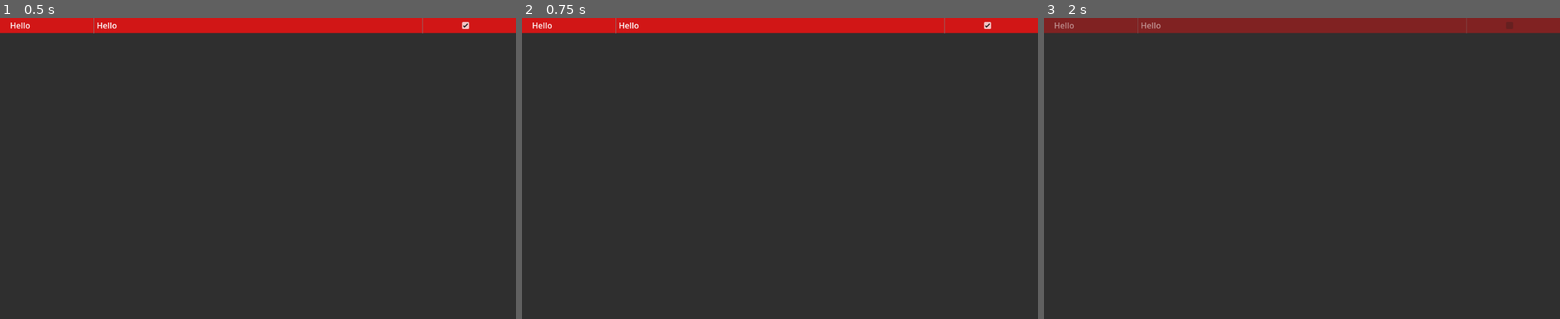
Above: before the commit, frames 1-3 (left to right).
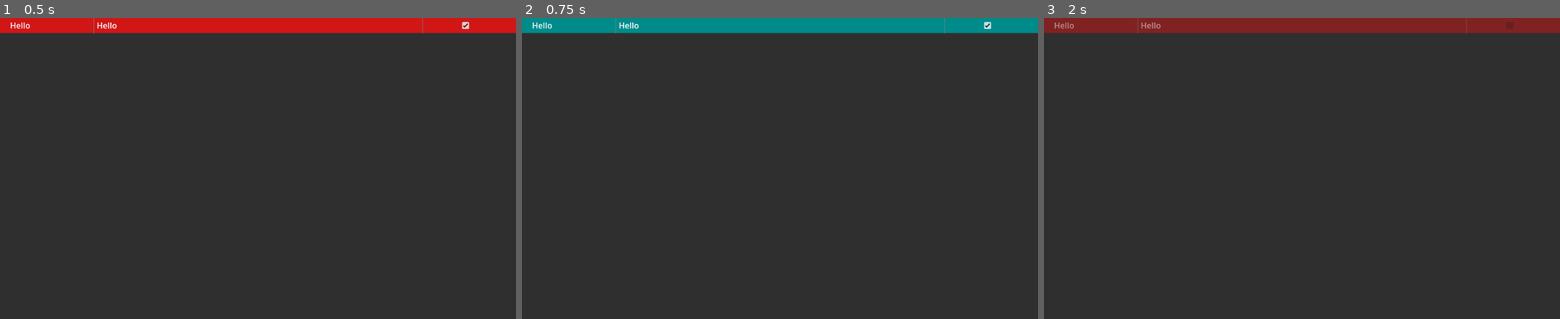
Above: after the commit, the same moments.

Repository: popcar2/CleanDoom
Game: Godot game, scene res://Scenes/ModPanel/mod_panel.tscn
Two runs of this game, one before a commit and one after it. Both use one fixed random seed, a clock stepped at 60 frames per second and the inputs below. This scene is started directly instead of the project's main scene.
Inputs (mouse positions are in pixels of both pictures, inside the frame that each line leads up to):
- Up to frame 1 (0.5 s): no input
- Up to frame 2 (0.75 s): tap Enter at 0.5 s; drag from (780, 24) to (831, 102) at 0.52 s
- Up to frame 3 (2 s): tap Space at 1.25 s; drag from (1508, 24) to (1276, 228) at 1.27 s

Frame 1 is identical in both runs. In frame 2, 5.1% of the frame differs, in the area x 0-100%, y 0-6%; in frame 3, nothing differs.
Error in both runs: Invalid assignment of property or key 'visible' with value of type 'bool' on a base object of type 'null instance'. (res://Scenes/Autoloads/GlobalConfig/global…

Commit message:
Allow reordering mods, adjust selection

Diff:
--- a/Scenes/MainScene/RemoveModButton.gd
+++ b/Scenes/MainScene/RemoveModButton.gd
@@ -12,7 +12,7 @@
 	await get_tree().process_frame
 	$"/root/MainScene".save_profile()
 
-func mods_box_updated(mod_panel: ModPanel):
+func mods_box_updated(_mod_panel: ModPanel):
 	await get_tree().process_frame
 	if %ModsVBoxContainer.get_child_count() == 0:
 		disabled = true
--- a/Scenes/MainScene/main_scene.gd
+++ b/Scenes/MainScene/main_scene.gd
@@ -6,6 +6,7 @@
 	%StartButton.text = "Have fun!"
 	await get_tree().create_timer(1).timeout
 	%StartButton.text = "Start Game"
+	get_tree().quit()
 
 func start_game() -> void:
 	var argument_strings: Array[String] = ["-iwad %s" % GlobalConfig.default_iwad]
--- a/Scenes/MainScene/main_scene.tscn
+++ b/Scenes/MainScene/main_scene.tscn
@@ -117,6 +117,7 @@
 grow_horizontal = 0
 grow_vertical = 0
 focus_mode = 0
+action_mode = 0
 text = "-"
 script = ExtResource("4_kahvs")
 
--- a/Scenes/ModPanel/mod_panel.gd
+++ b/Scenes/ModPanel/mod_panel.gd
@@ -5,6 +5,8 @@
 
 var is_mouse_over: bool
 var start_color: Color
+
+var is_grabbed: bool
 
 func _ready() -> void:
 	start_color = self_modulate
@@ -17,16 +19,32 @@
 	tween.tween_property(self, "self_modulate", current_color, 0.75).from(Color("ffff00"))
 
 func _input(event: InputEvent) -> void:
+	# Handle dragging and re-ordering of mods
+	if is_grabbed and event is InputEventMouseMotion:
+		if get_global_mouse_position().y - global_position.y > size.y:
+			if get_index() < get_parent().get_child_count():
+				get_parent().move_child(self, get_index() + 1)
+		elif global_position.y - get_global_mouse_position().y > 0:
+			if get_index() > 0:
+				get_parent().move_child(self, get_index() - 1)
+
+	# Handle being selected and deselected
 	if event is InputEventMouseButton:
-		if event.button_index == 1 and event.is_released():
+		if event.button_index == 1 and event.is_pressed():
 			if is_mouse_over:
+				is_grabbed = true
+
 				if selected_panel and selected_panel != self:
 					selected_panel.deselect_panel()
 				select_panel()
 			else:
+				is_grabbed = false
 				await get_tree().process_frame
 				if selected_panel and selected_panel == self:
 					deselect_panel()
+
+		elif event.button_index == 1 and event.is_released() and selected_panel == self:
+			is_grabbed = false
 
 func select_panel() -> void:
 	self_modulate = Color.DARK_CYAN
@@ -34,6 +52,7 @@
 
 func deselect_panel() -> void:
 	self_modulate = start_color
+	selected_panel = null
 
 
 func _on_mouse_entered() -> void:
--- a/Scenes/ModPanel/mod_panel.tscn
+++ b/Scenes/ModPanel/mod_panel.tscn
@@ -14,6 +14,7 @@
 anchor_right = 1.0
 grow_horizontal = 2
 size_flags_vertical = 0
+mouse_default_cursor_shape = 2
 theme_override_styles/panel = SubResource("StyleBoxFlat_o12b3")
 script = ExtResource("1_7qdrt")
 
